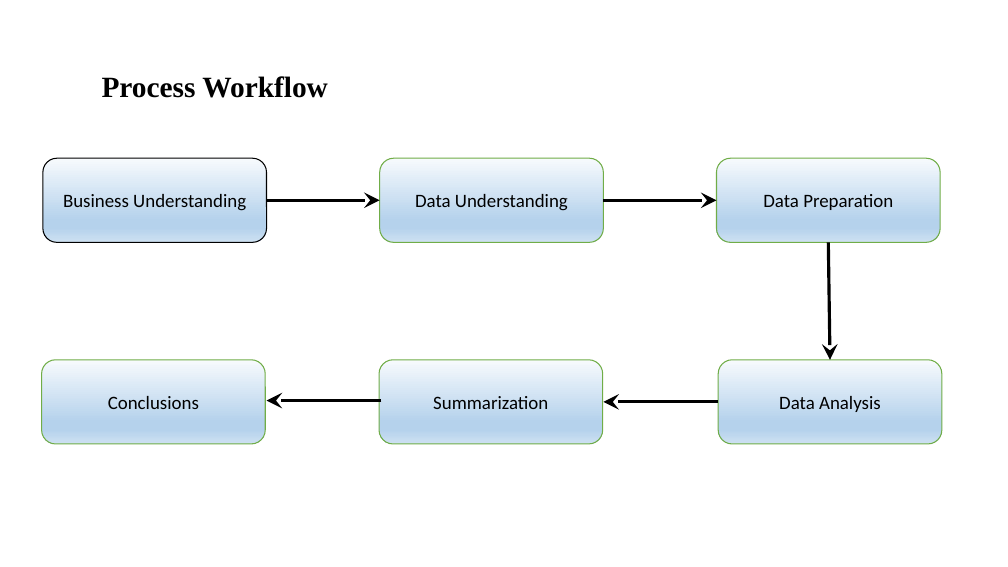
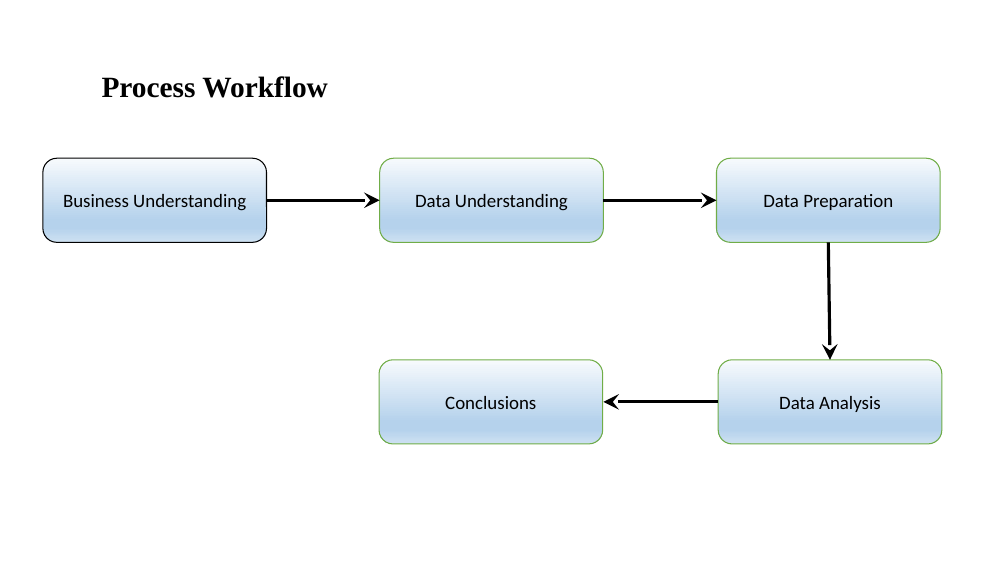
Before and after one commit to Nanditha-G-N/Machine-Learning-Case-Studies, a slide deck: slide 3 of Spark Funds Presentation.pptx. Drawn at 1008x567 pixels with LibreOffice and Linux fonts; fonts in the diff are those of the drawing; background and template pictures are left out. Boxes give left, top, right and bottom in pixels: in the first picture for what was removed or moved away, otherwise in the second. Text is boxed around its words. In the diff, an @@ line names an element or a change of style, - is before the commit and + after.

```diff
--- a/Spark Funds Presentation.pptx
+++ b/Spark Funds Presentation.pptx
@@ rounded rectangle removed at [42, 360, 265, 444] @@
-Conclusions
@@ arrow removed from (381, 401) to (267, 401) @@
@@ text in rounded rectangle at [445, 396, 536, 409]: text changed @@
-Summarization
+Conclusions
```
Also in this commit, not shown: 2 other slides changed, 5 slides added, 5 slides removed.
